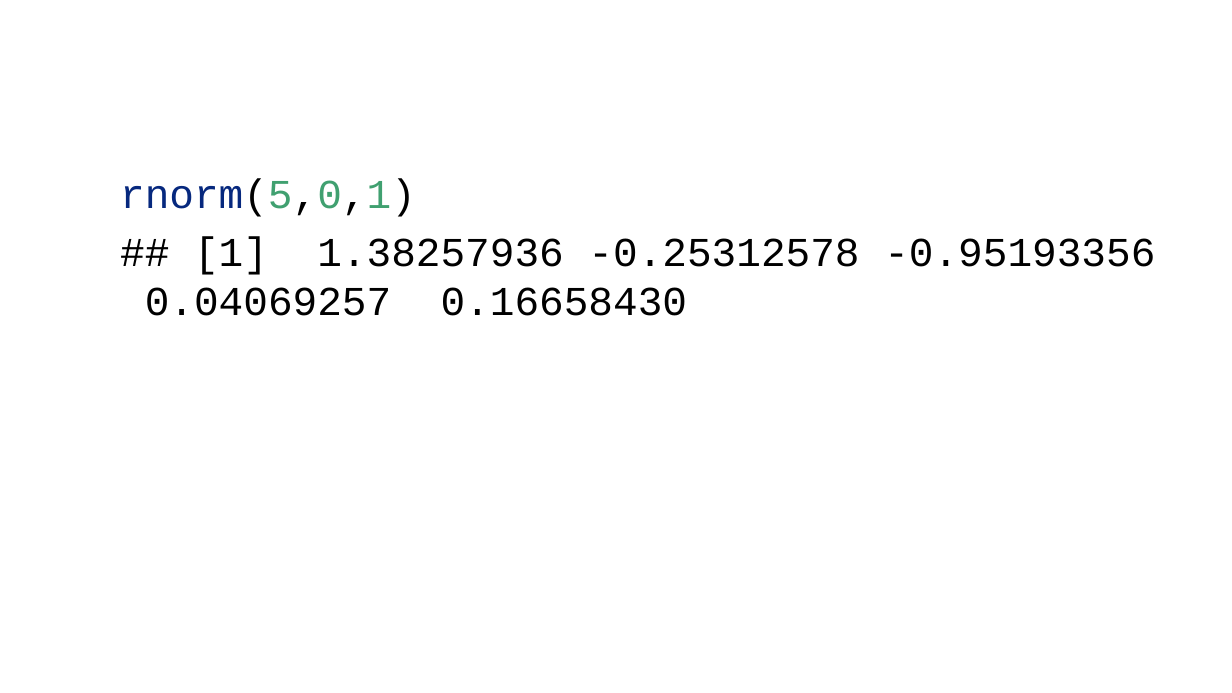
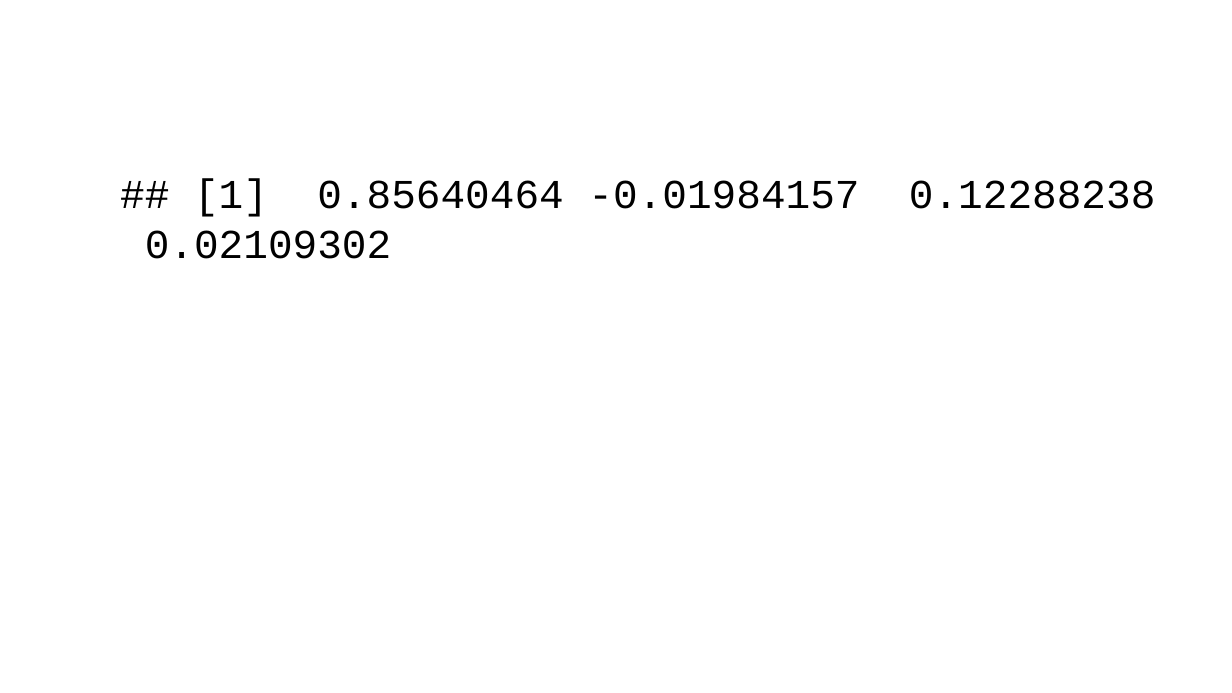
Before and after one commit to mckennahogan/project-1, a slide deck: slide 3 of src/Presentation/Presentation.pptx (slide 2 before the commit). Drawn at 1232x693 pixels with LibreOffice and Linux fonts; fonts in the diff are those of the drawing. Boxes give left, top, right and bottom in pixels: in the first picture for what was removed or moved away, otherwise in the second. Text is boxed around its words. In the diff, an @@ line names an element or a change of style, - is before the commit and + after.

```diff
--- a/src/Presentation/Presentation.pptx
+++ b/src/Presentation/Presentation.pptx
@@ text at box(145, 179, 1155, 259): text changed @@
-rnorm(5,0,1)
-## [1] 1.38257936 -0.25312578 -0.95193356 0.04069257 0.16658430
+## [1] 0.85640464 -0.01984157 0.12288238 0.02109302
```
Also in this commit, not shown: 1 slide added, 1 other file.
